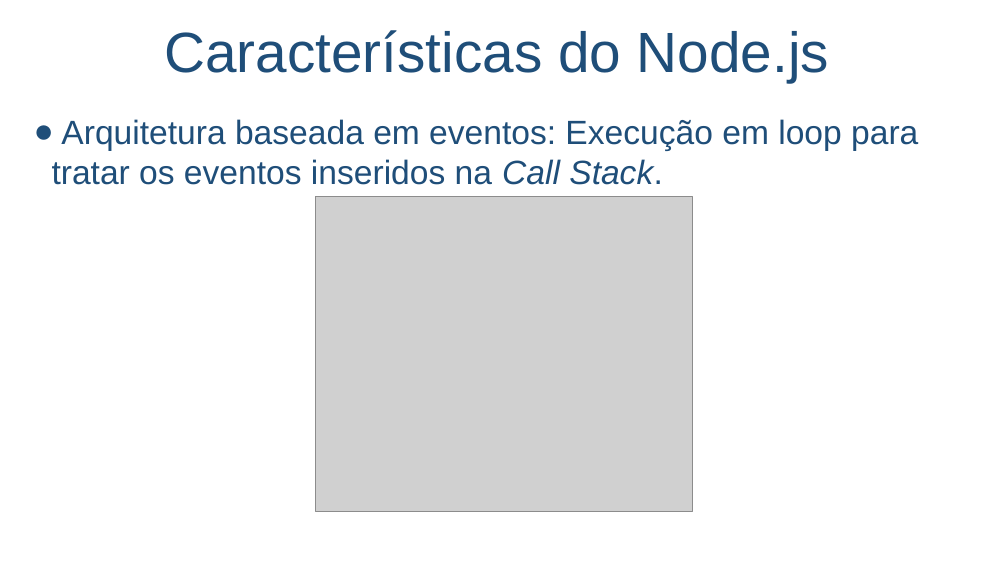
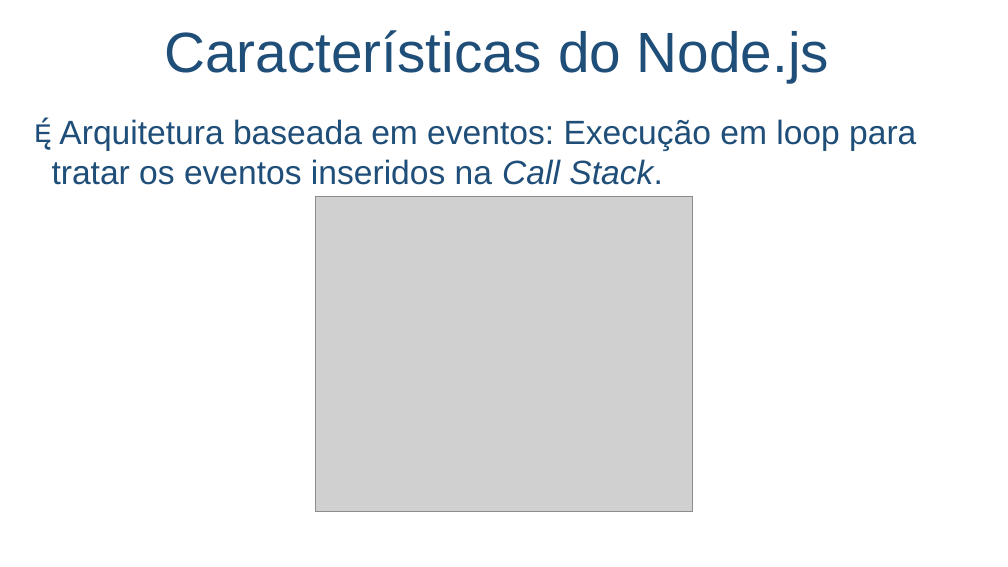
Before and after one commit to salmo-jr/public-slides, a slide deck: slide 3 of node-js.pptx. Drawn at 1008x567 pixels with LibreOffice and Linux fonts; fonts in the diff are those of the drawing; grey boxes stand for pictures; background and template pictures are left out. Boxes give left, top, right and bottom in pixels: in the first picture for what was removed or moved away, otherwise in the second. Text is boxed around its words. In the diff, an @@ line names an element or a change of style, - is before the commit and + after.

```diff
--- a/node-js.pptx
+++ b/node-js.pptx
@@ text "Arquitetura baseada em eventos: Execução ..." at [52,119,916,185]: bullet ● to  @@
```
Also in this commit, not shown: 8 other slides changed, 15 slides added.
